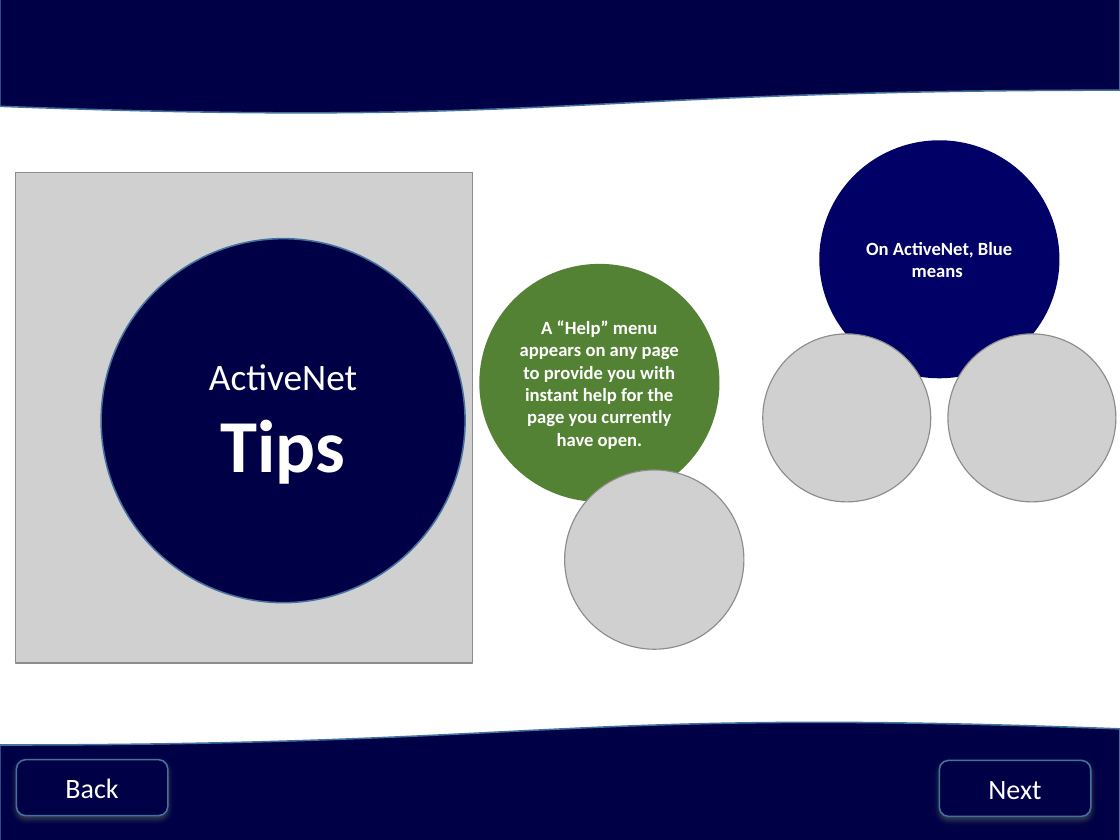
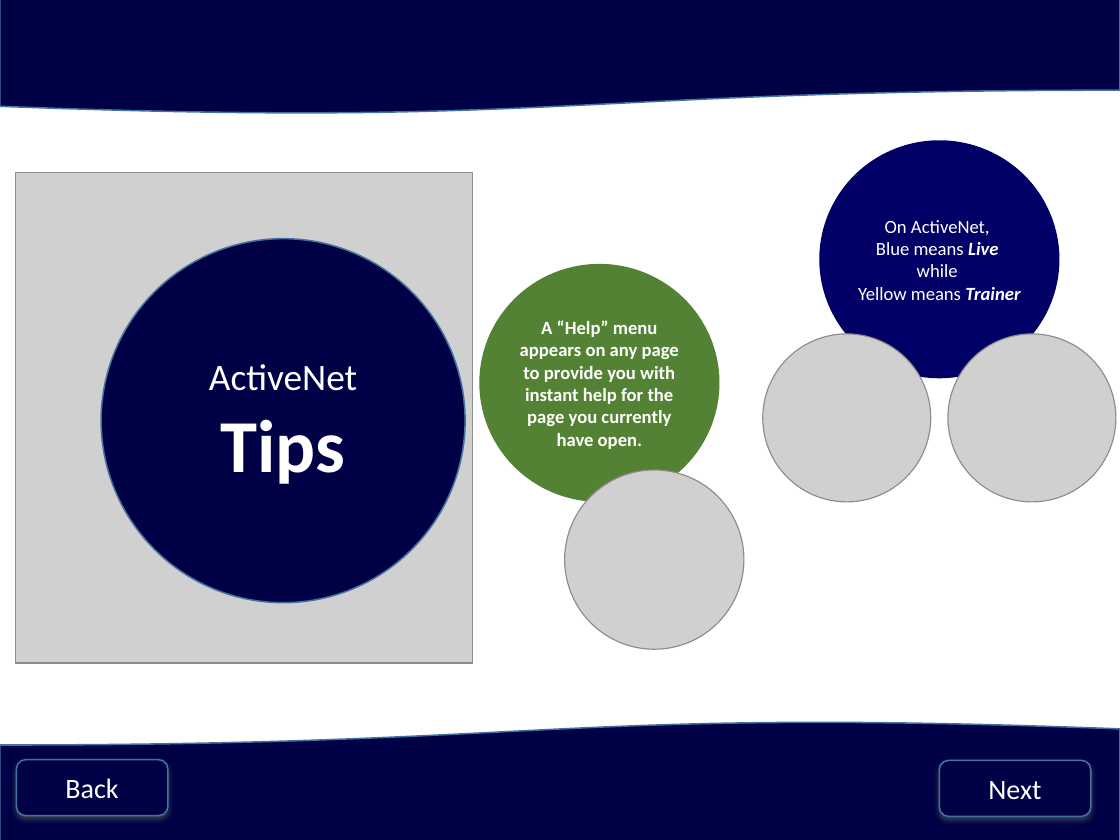
Before and after one commit to jstngoulet/ActiveNet_Trainer, a slide deck: slide 6 of PowerPoint Creations/WelcomeToActiveNet.pptx. Drawn at 1120x840 pixels with LibreOffice and Linux fonts; fonts in the diff are those of the drawing; grey boxes stand for pictures. Boxes give left, top, right and bottom in pixels: in the first picture for what was removed or moved away, otherwise in the second. Text is boxed around its words. In the diff, an @@ line names an element or a change of style, - is before the commit and + after.

```diff
--- a/PowerPoint Creations/WelcomeToActiveNet.pptx
+++ b/PowerPoint Creations/WelcomeToActiveNet.pptx
@@ text in ellipse at (858,220,1020,300): text changed; bold off @@
-On ActiveNet, Blue means
+On ActiveNet,
+Blue means Live
+while
+Yellow means Trainer
```
Also in this commit, not shown: 1 other slide changed.
